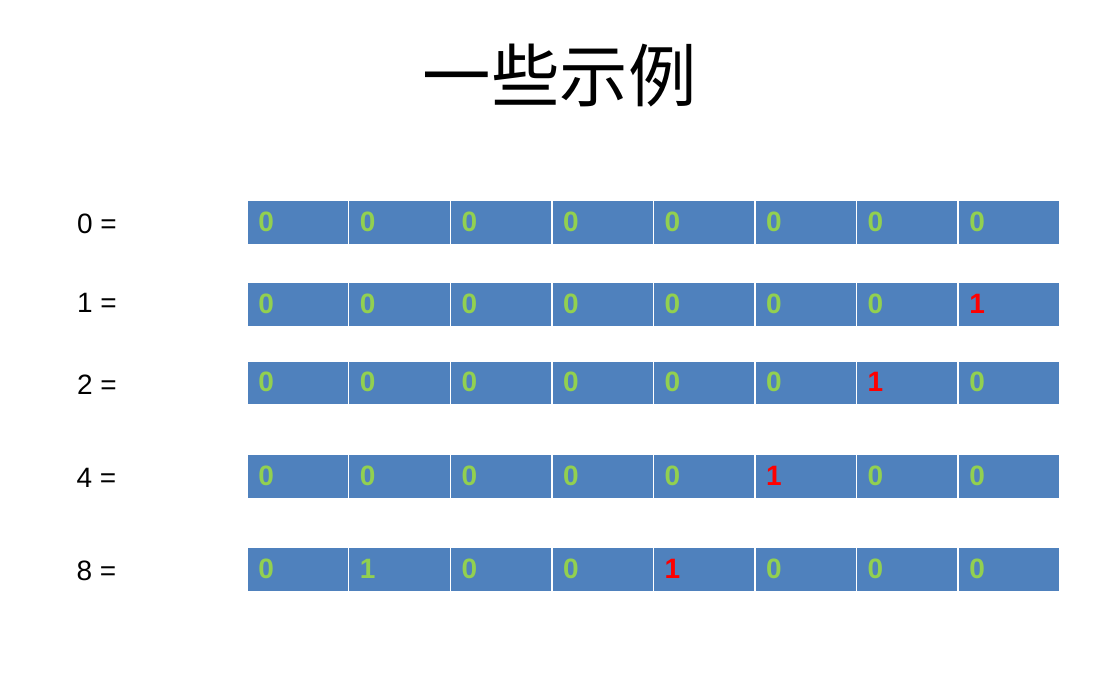
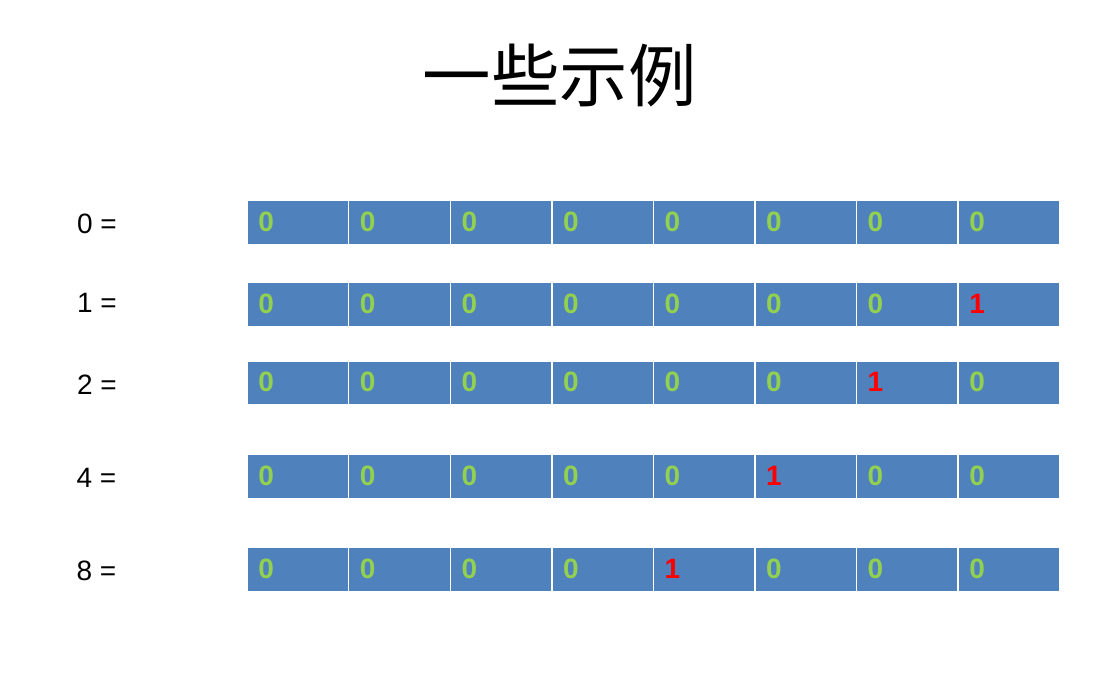
Before and after one commit to zuoshenghuang/curriculum, a slide deck: slide 15 of programming/2017/ch_1_byte.pptx. Drawn at 1120x700 pixels with LibreOffice and Linux fonts; fonts in the diff are those of the drawing; background and template pictures are left out. Boxes give left, top, right and bottom in pixels: in the first picture for what was removed or moved away, otherwise in the second. Text is boxed around its words. In the diff, an @@ line names an element or a change of style, - is before the commit and + after.

Commit message:
2017

```diff
--- a/programming/2017/ch_1_byte.pptx
+++ b/programming/2017/ch_1_byte.pptx
@@ table at (248, 548, 1063, 594) @@
-row 1, column 2: 1
+row 1, column 2: 0
```
